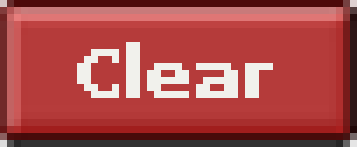
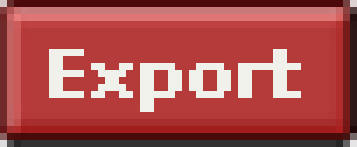
Comparing the layer stacks of the two 357 × 147 images. Changes:
hid "Clear" over (x1=77, y1=42, x2=259, y2=98)
added layer "Export" above "Accept" over (x1=49, y1=49, x2=301, y2=112)
